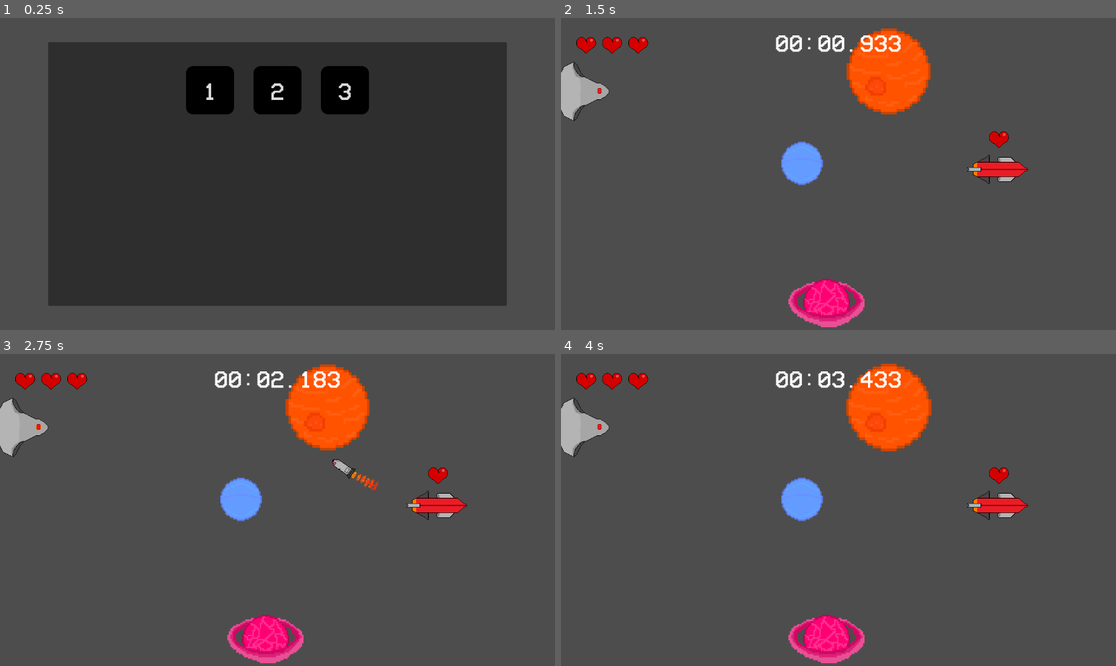
Above: before the commit, frames 1-4 (two rows, left to right).
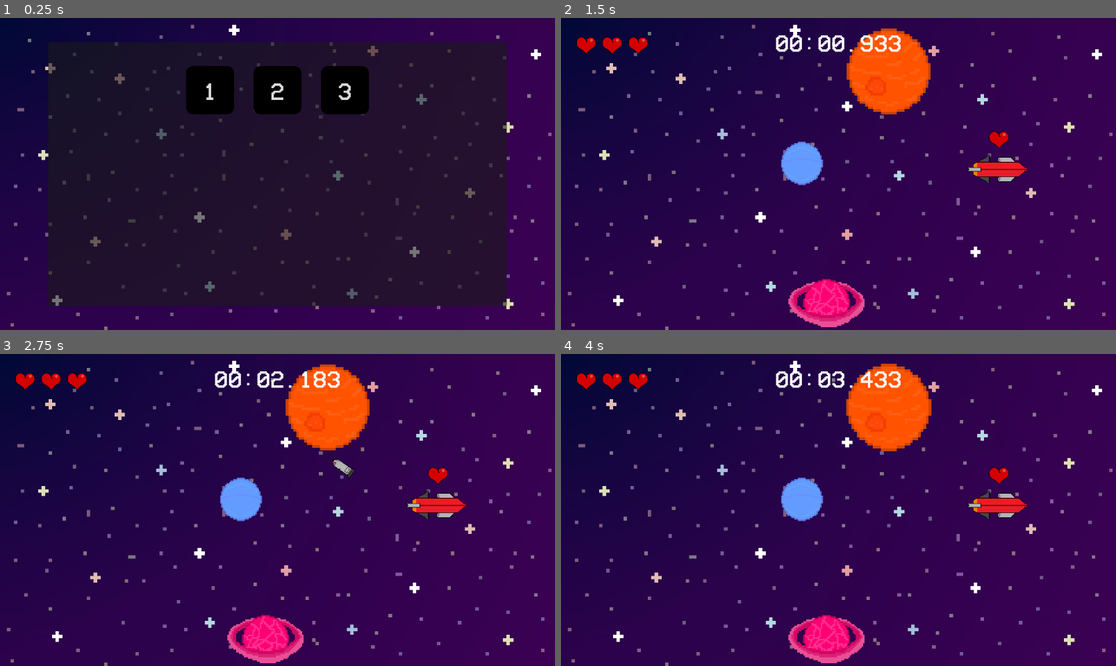
Above: after the commit, the same moments.

Repository: farkon00/GMTK2024
Game: Godot game, scene res://Main.tscn
Same seed, same stepped clock (60 frames per second), same inputs: the game is played once before the commit and once after it.
Inputs (mouse positions are in pixels of both pictures, inside the frame that each line leads up to):
- Up to frame 1 (0.25 s): no input
- Up to frame 2 (1.5 s): click "2" at 0.5 s; move the mouse to (960, 158) at 1.27 s; click (960, 158) at 1.42 s
- Up to frame 3 (2.75 s): move the mouse to (166, 525) at 2.02 s; click (166, 525) at 2.17 s
- Up to frame 4 (4 s): move the mouse to (894, 441) at 2.77 s; click (894, 441) at 2.92 s; tap Enter at 3.5 s; move the mouse to (810, 572) at 3.52 s; click (810, 572) at 3.67 s

The runs differ from the first frame. In frame 1, 95% of the frame differs, in the area x 0-100%, y 0-100%; in frame 2, 93%; in frame 3, 93%; in frame 4, 93%.

Commit message:
Added the background image

Diff:
--- a/Levels/tutorial.tscn
+++ b/Levels/tutorial.tscn
@@ -6,7 +6,7 @@
 [ext_resource type="Script" path="res://Scripts/TutorialManager.gd" id="4_kea3s"]
 [ext_resource type="Theme" uid="uid://b7s4pdn6omblw" path="res://Themes/TutorialLabel.tres" id="5_nsmdf"]
 
-[node name="Level" type="Node2D"]
+[node name="Level2" type="Node2D"]
 metadata/level_id = 0
 metadata/has_timer = false
 
--- a/Main.tscn
+++ b/Main.tscn
@@ -6,6 +6,7 @@
 [ext_resource type="Script" path="res://Scripts/GameManager.gd" id="4_0dhc0"]
 [ext_resource type="Theme" uid="uid://cvftj2ibeautp" path="res://Themes/LevelSelectScreen.tres" id="4_xl53m"]
 [ext_resource type="FontFile" uid="uid://cjrm3yts0o36t" path="res://Textures/DefaultFont.ttf" id="6_gj6jp"]
+[ext_resource type="Texture2D" uid="uid://clp1l0l7m8jfy" path="res://Textures/BG/BG.png" id="7_7ocap"]
 
 [sub_resource type="LabelSettings" id="LabelSettings_n6bjm"]
 font_size = 90
@@ -19,6 +20,12 @@
 level_box = NodePath("LevelSelectUI/Panel/Control/LevelBox")
 timer_label = NodePath("TimerUI/HBoxContainer/TimerLabel")
 finish_time_label = NodePath("YouWinUI/Panel/VBoxContainer/FinishTimeLabel")
+
+[node name="TextureRect" type="TextureRect" parent="GameManager"]
+texture_filter = 3
+offset_right = 1152.0
+offset_bottom = 648.0
+texture = ExtResource("7_7ocap")
 
 [node name="GameOverUI" type="Control" parent="GameManager"]
 visible = false
Not shown: 1 places in Main.tscn that only renumber resources
Binary file added: Textures/BG/BG.png
Not shown, added: Textures/BG/BG.png.import
Not shown, added: Textures/BG/BG.kra
Not shown, added: Textures/BG/BG.png.kra
